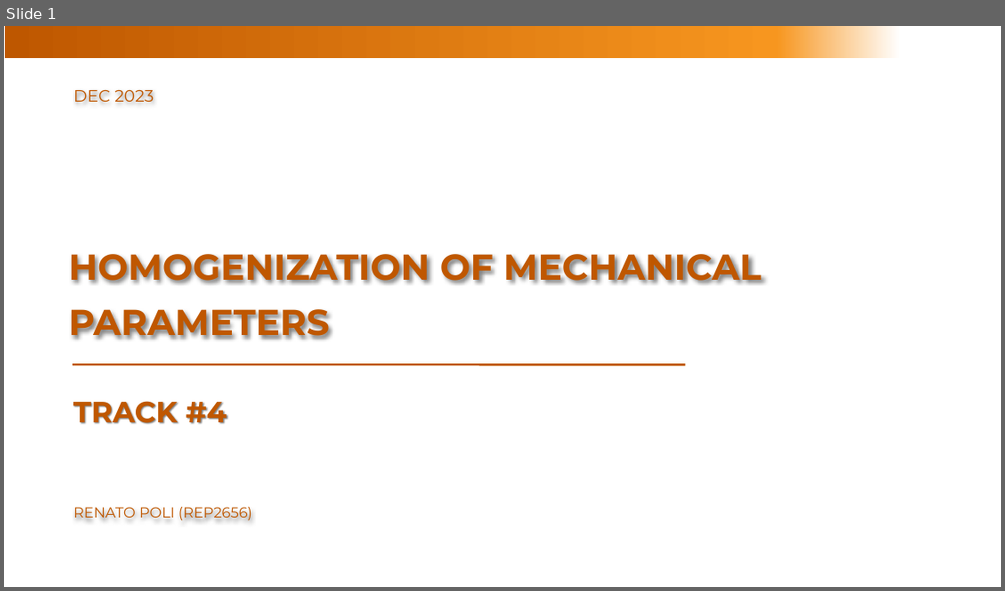
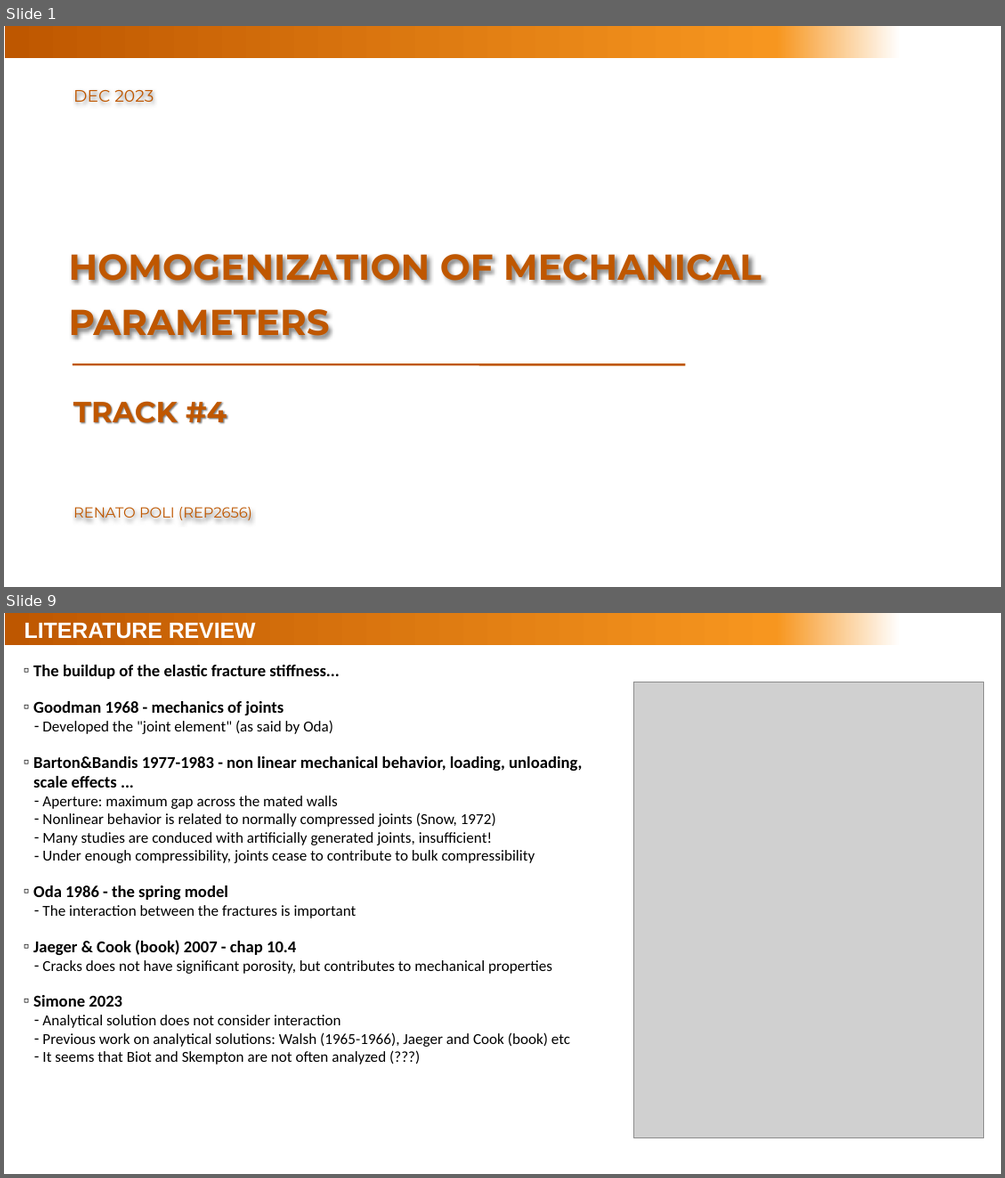
Before and after one commit to rebpoli/Doutorado, a slide deck: Research/2023-12-Track-4-Homogenization-Mechanical-Params.pptx. Shown one above the other, each under a label of ours: slide 1 before the commit, slides 1 and 9 after it; the slides between them are not shown. The pictures are 1005x591 and 1005x1178 pixels, drawn with LibreOffice and Linux fonts; fonts in the diff are those of the drawing; grey boxes stand for pictures; background and template pictures are left out. Boxes give left, top, right and bottom in pixels: in the first picture for what was removed or moved away, otherwise in the second. Text is boxed around its words. In the diff, an @@ line names an element or a change of style, - is before the commit and + after.

```diff
--- a/Research/2023-12-Track-4-Homogenization-Mechanical-Params.pptx
+++ b/Research/2023-12-Track-4-Homogenization-Mechanical-Params.pptx
@@ slide 9 added at bbox=[4, 613, 1001, 1174], background #FFFFFF; not listed: 2 template elements that a slide beside it also shows @@
@@ title added at bbox=[24, 623, 256, 639], 16 pt, text #FFFFFF, bold @@
+LITERATURE REVIEW
@@ text added at bbox=[33, 665, 582, 1064], 11 pt, text #000000 @@
+▫ The buildup of the elastic fracture stiffness...
+▫ Goodman 1968 - mechanics of joints
+  ‐ Developed the "joint element" (as said by Oda)
+▫ Barton&Bandis 1977-1983 - non linear mechanical behavior, loading, unloading, scale effects ...
+  ‐ Aperture: maximum gap across the mated walls
+  ‐ Nonlinear behavior is related to normally compressed joints (Snow, 1972)
+  ‐ Many studies are conduced with artificially generated joints, insufficient!
+  ‐ Under enough compressibility, joints cease to contribute to bulk compressibility
+▫ Oda 1986 - the spring model
+  ‐ The interaction between the fractures is important
+▫ Jaeger & Cook (book) 2007 - chap 10.4
+  ‐ Cracks does not have significant porosity, but contributes to mechanical properties
+▫ Simone 2023
+  ‐ Analytical solution does not consider interaction
+  ‐ Previous work on analytical solutions: Walsh (1965-1966), Jaeger and Cook (book) etc
+  ‐ It seems that Biot and Skempton are not often analyzed (???)
@@ picture added at bbox=[634, 682, 984, 1138] @@
```
Also in this commit, not shown: 1 slide changed, 7 other slides added, 12 other files.
